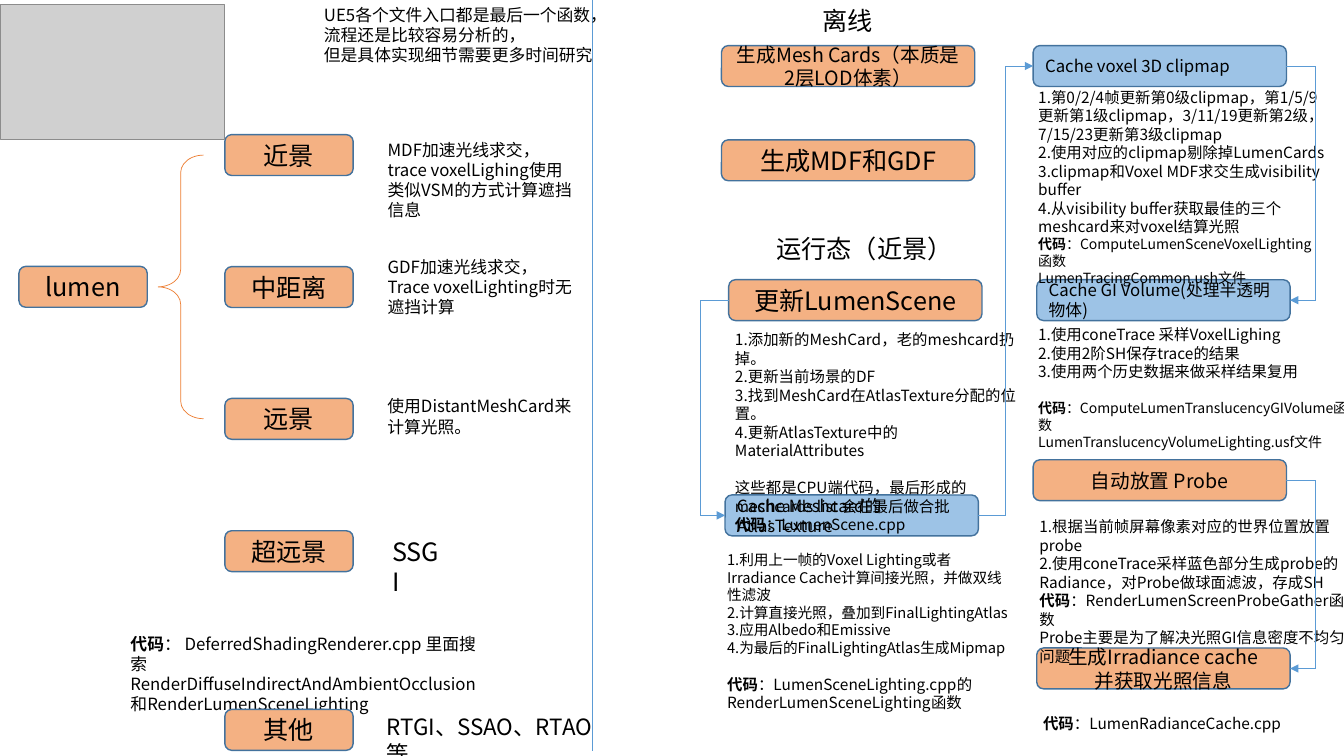
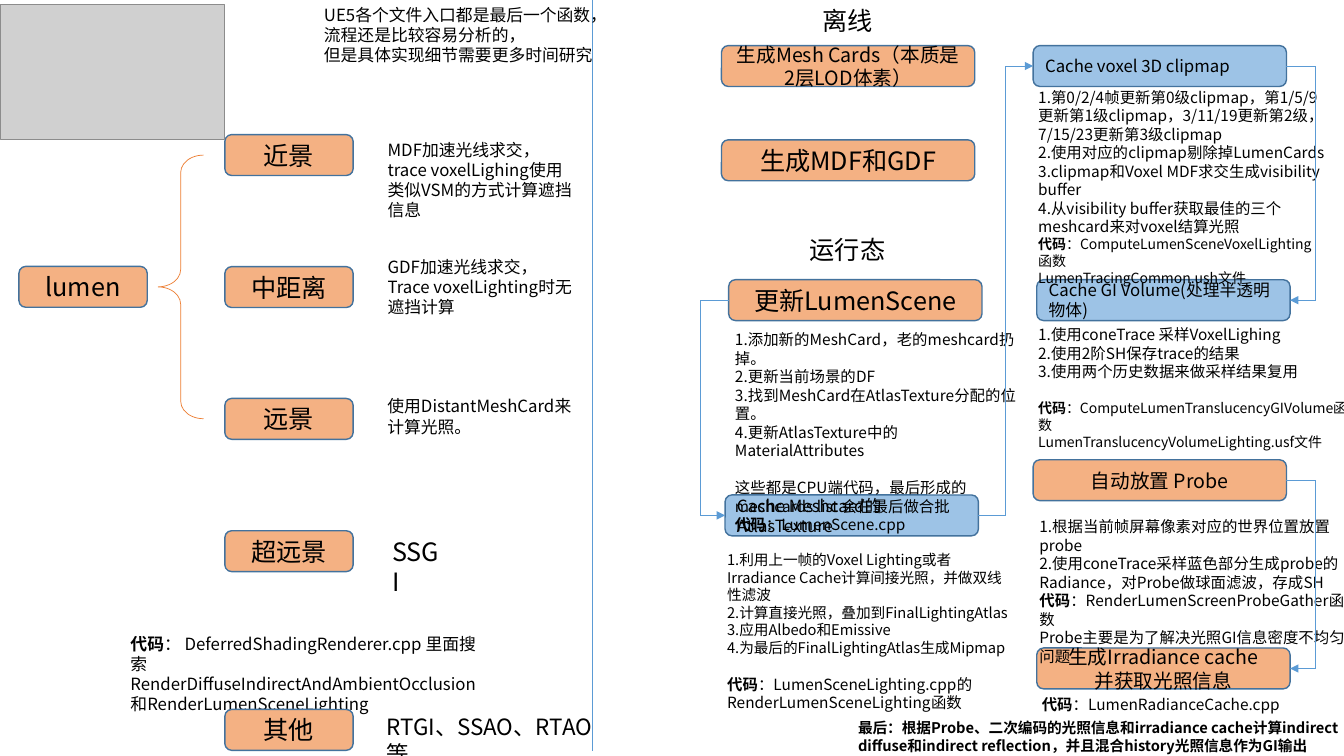
Before and after one commit to Tianji95/CG_learning_note, a slide deck: slide 1 of UE5_ppt/Lumen分析图.pptx. Drawn at 1344x756 pixels with LibreOffice and Linux fonts; fonts in the diff are those of the drawing; grey boxes stand for pictures. Boxes give left, top, right and bottom in pixels: in the first picture for what was removed or moved away, otherwise in the second. Text is boxed around its words. In the diff, an @@ line names an element or a change of style, - is before the commit and + after.

Commit message:
update lumen ppt

```diff
--- a/UE5_ppt/Lumen分析图.pptx
+++ b/UE5_ppt/Lumen分析图.pptx
@@ text at (810,237,886,261): text changed @@
-运行态（近景）
+运行态
@@ text "代码：LumenRadianceCache.cpp": place and size @@
-text "代码：LumenRadianceCache.cpp" at (1043,716,1281,733)
+text "代码：LumenRadianceCache.cpp" at (1042,697,1280,714)
@@ text added at (858,720,1338,755), 10.5 pt, text #000000, bold @@
+最后：根据Probe、二次编码的光照信息和irradiance cache计算indirect diffuse和indirect reflection，并且混合history光照信息作为GI输出
```
Also in this commit, not shown: 8 slides added, 3 slides removed.
